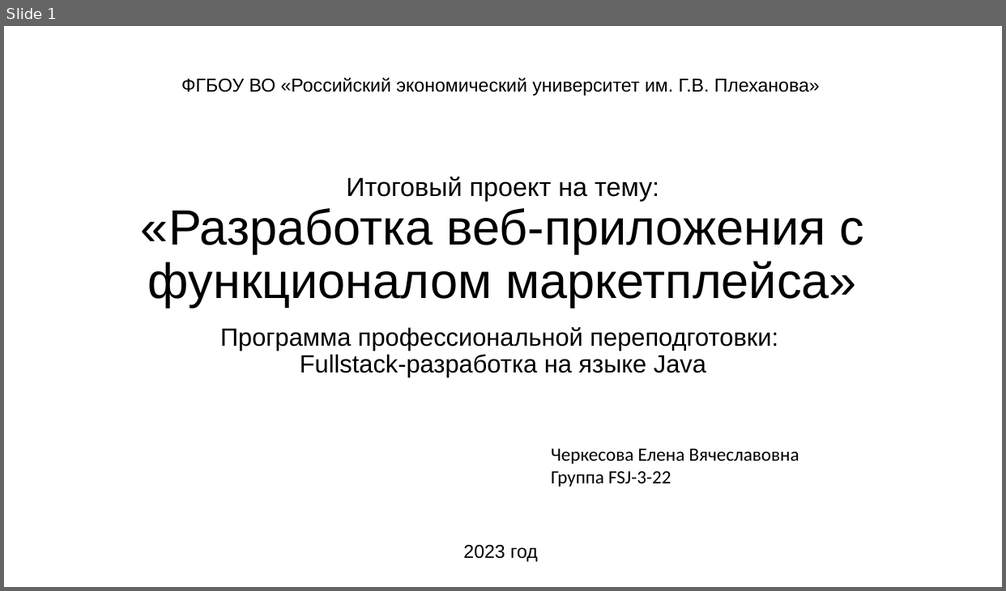
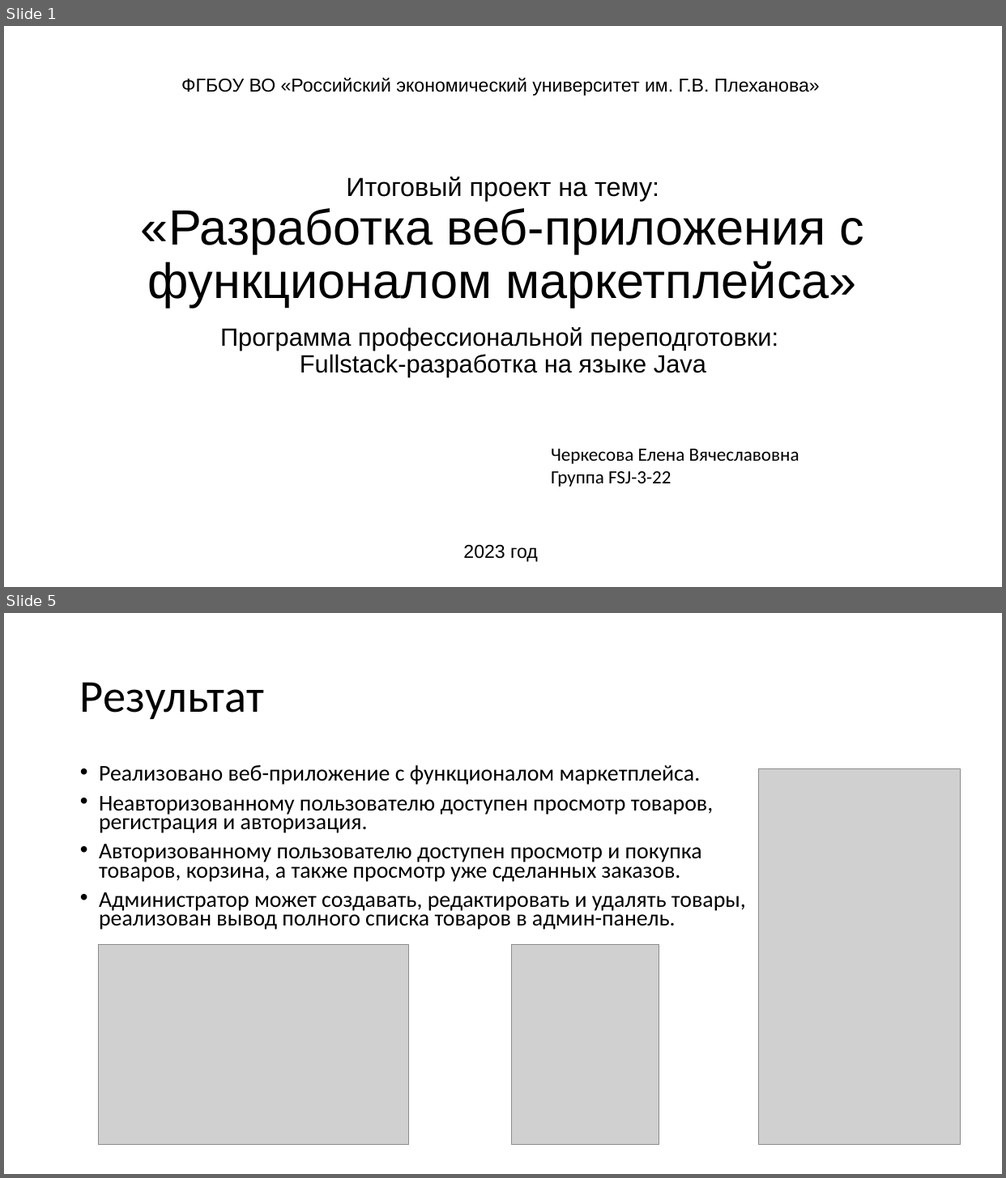
Before and after one commit to Elena-Cherkesova/fsj_spring, a slide deck: Cherkesova_FSJ_Presentation_Report.pptx. Shown one above the other, each under a label of ours: slide 1 before the commit, slides 1 and 5 after it; the slides between them are not shown. The pictures are 1006x591 and 1006x1178 pixels, drawn with LibreOffice and Linux fonts; fonts in the diff are those of the drawing; grey boxes stand for pictures. Boxes give left, top, right and bottom in pixels: in the first picture for what was removed or moved away, otherwise in the second. Text is boxed around its words. In the diff, an @@ line names an element or a change of style, - is before the commit and + after.

```diff
--- a/Cherkesova_FSJ_Presentation_Report.pptx
+++ b/Cherkesova_FSJ_Presentation_Report.pptx
@@ slide 5 added at [4, 613, 1002, 1174], background #FFFFFF @@
@@ title added at [80, 682, 265, 719], 44 pt, text #000000 @@
+Результат
@@ text added at [99, 765, 746, 930], 21.7 pt, text #000000 @@
+• Реализовано веб-приложение с функционалом маркетплейса.
+• Неавторизованному пользователю доступен просмотр товаров, регистрация и авторизация.
+• Авторизованному пользователю доступен просмотр и покупка товаров, корзина, а также просмотр уже сделанных заказов.
+• Администратор может создавать, редактировать и удалять товары, реализован вывод полного списка товаров в админ-панель.
@@ picture added at [759, 769, 961, 1144] @@
@@ picture added at [99, 944, 409, 1144] @@
@@ picture added at [512, 944, 659, 1144] @@
```
Also in this commit, not shown: 3 slides changed, 2 other slides added, 2 slides removed, 9 other files.
